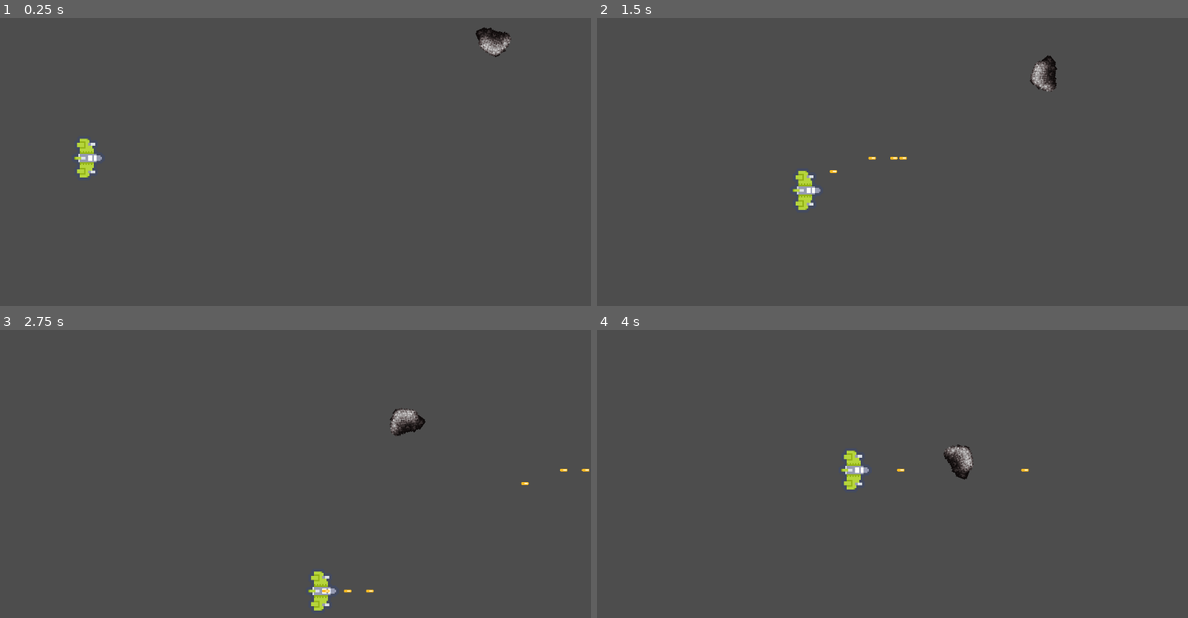
Above: before the commit, frames 1-4 (two rows, left to right).
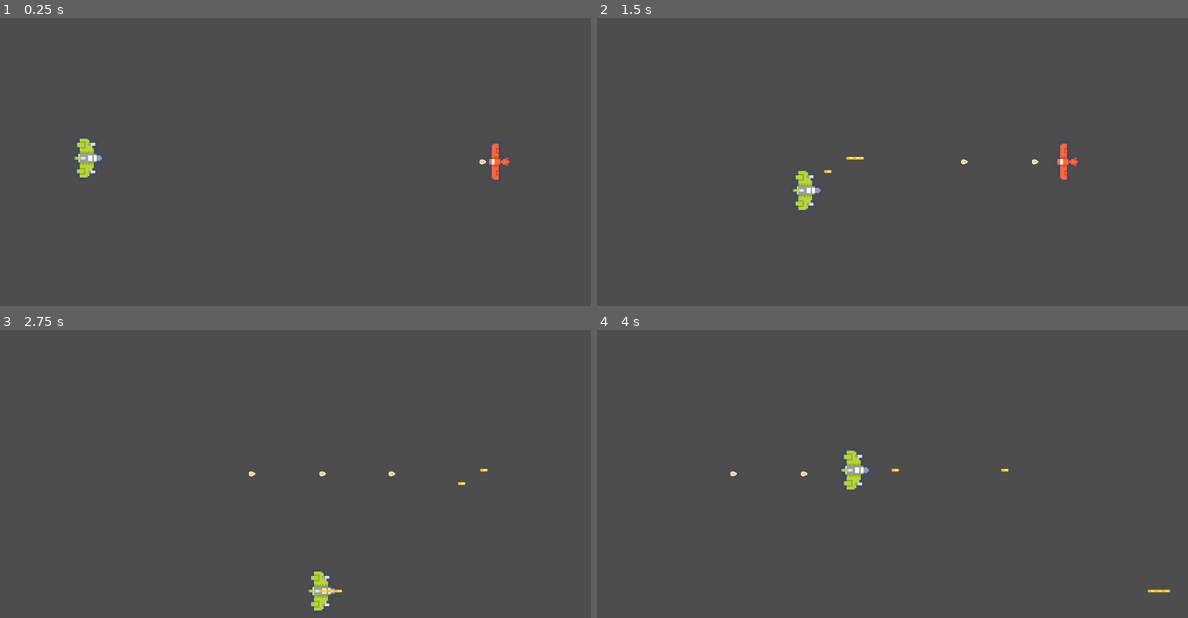
Above: after the commit, the same moments.

Repository: WilsonRyan/AstralCombat.exe
Game: Godot game, scene res://Scenes/Game/Game.tscn
Two runs of this game, one before a commit and one after it. Both use one fixed random seed, a clock stepped at 60 frames per second and the inputs below.
Inputs:
- Up to frame 1 (0.25 s): no input
- Up to frame 2 (1.5 s): hold D (ship-right) 0.53-1.28 s; hold J (ship-shoot) 0.53-1.28 s; hold S (ship-down) from 1.28 s (still down); tap J (ship-shoot) at 1.35 s
- Up to frame 3 (2.75 s): release S (ship-down) at 2.03 s; hold D (ship-right) from 2.03 s (still down); hold J (ship-shoot) from 2.03 s (still down)
- Up to frame 4 (4 s): release D (ship-right) at 2.78 s; release J (ship-shoot) at 2.78 s; hold W (ship-up) 2.78-3.53 s; tap J (ship-shoot) at 2.85 s; hold A (ship-left) from 3.53 s (still down); hold J (ship-shoot) from 3.53 s (still down)

The runs differ from the first frame. In frame 1, 0.6% of the frame differs, in the area x 80-87%, y 3-57%; in frame 2, 0.7%, in the area x 38-82%, y 12-57%; in frame 3, 0.6%; in frame 4, 0.5%.

Commit message:
Enemy ship created. Enemy ship fires basic bullet and bullet collides with player.

Diff:
--- a/Globals/SignalHub.gd
+++ b/Globals/SignalHub.gd
@@ -3,8 +3,11 @@
 
 
 signal on_create_player_bullet(pos: Vector2, speed_multi: float, bullet_type: PlayerBulletBase.BulletType)
-
+signal on_create_enemy_bullet(pos: Vector2, dir: Vector2, speed_multi: float, bullet_type: EnemyBulletBase.BulletType)
 
 
 func emit_on_create_player_bullet(pos: Vector2, speed_multi: float, bullet_type: PlayerBulletBase.BulletType) -> void:
 	on_create_player_bullet.emit(pos, speed_multi, bullet_type)
+
+func emit_on_create_enemy_bullet(pos: Vector2, dir: Vector2, speed_multi: float, bullet_type: EnemyBulletBase.BulletType) -> void:
+	on_create_enemy_bullet.emit(pos, dir, speed_multi, bullet_type)
--- a/Scenes/Enemies/EnemyBase.tscn
+++ b/Scenes/Enemies/EnemyBase.tscn
@@ -3,8 +3,8 @@
 [ext_resource type="Script" uid="uid://clqroqo2wuhnc" path="res://Scenes/Enemies/EnemyBase.gd" id="1_iiq2q"]
 
 [sub_resource type="CapsuleShape2D" id="CapsuleShape2D_iiq2q"]
-radius = 8.474801
-height = 22.740005
+radius = 3.985644
+height = 27.997269
 
 [node name="EnemyBase" type="PathFollow2D" unique_id=728413938]
 script = ExtResource("1_iiq2q")
--- /dev/null
+++ b/Scenes/Enemies/EnemyShips/EnemyShip.gd
@@ -0,0 +1,35 @@
+extends EnemyBase
+
+
+@onready var timer_fire_rate: Timer = $timer_fireRate
+
+
+@export var prim_bullet_speed_multi: float = 0.5
+@export var prim_bullet_fire_rate: float = 0.3
+
+
+var can_shoot: bool = true
+
+
+# Called when the node enters the scene tree for the first time.
+func _ready() -> void:
+	pass # Replace with function body.
+
+
+# Called every frame. 'delta' is the elapsed time since the previous frame.
+func _process(delta: float) -> void:
+	shoot()
+	super(delta)
+
+
+func shoot() -> void:
+	if can_shoot == true:
+		print("shoot")
+		SignalHub.emit_on_create_enemy_bullet(Vector2(global_position.x,global_position.y), Vector2.LEFT, prim_bullet_speed_multi, EnemyBulletBase.BulletType.Regular)
+		can_shoot = false
+		timer_fire_rate.start()
+
+
+func _on_timer_fire_rate_timeout() -> void:
+	can_shoot = true
+	timer_fire_rate.wait_time = prim_bullet_fire_rate
--- /dev/null
+++ b/Scenes/Enemies/EnemyShips/EnemyShip.tscn
@@ -0,0 +1,22 @@
+[gd_scene format=3 uid="uid://dh23xq2tjob0u"]
+
+[ext_resource type="PackedScene" uid="uid://b16f33lfhaknh" path="res://Scenes/Enemies/EnemyBase.tscn" id="1_fklwt"]
+[ext_resource type="Script" uid="uid://bivw1w86vxmrm" path="res://Scenes/Enemies/EnemyShips/EnemyShip.gd" id="2_7j3ky"]
+[ext_resource type="Texture2D" uid="uid://tfyv4b52ola0" path="res://Assets/Textures/EnemyShips/ship_0005.png" id="3_7j3ky"]
+
+[node name="EnemyShip" unique_id=728413938 instance=ExtResource("1_fklwt")]
+scale = Vector2(3, 3)
+script = ExtResource("2_7j3ky")
+prim_bullet_speed_multi = 0.5
+prim_bullet_fire_rate = 0.3
+
+[node name="sprite_2d" parent="." index="0" unique_id=663644159]
+texture = ExtResource("3_7j3ky")
+
+[node name="collision_shape_2d" parent="Hitbox" parent_id_path=PackedInt32Array(851868901) index="0" unique_id=660862561]
+position = Vector2(0, -2)
+rotation = 1.5707964
+
+[node name="timer_fireRate" type="Timer" parent="." index="2" unique_id=1681454475]
+
+[connection signal="timeout" from="timer_fireRate" to="." method="_on_timer_fire_rate_timeout"]
--- a/Scenes/Enemies/EnemyShips/EnemyShipBase.tscn
+++ /dev/null
@@ -1,7 +0,0 @@
-[gd_scene format=3 uid="uid://dh23xq2tjob0u"]
-
-[ext_resource type="PackedScene" uid="uid://b16f33lfhaknh" path="res://Scenes/Enemies/EnemyBase.tscn" id="1_jhrji"]
-[ext_resource type="Script" uid="uid://bivw1w86vxmrm" path="res://Scenes/Enemies/EnemyShips/EnemyShipBase.gd" id="2_ca5vl"]
-
-[node name="EnemyShipBase" unique_id=728413938 instance=ExtResource("1_jhrji")]
-script = ExtResource("2_ca5vl")
--- a/Scenes/Game/Game.tscn
+++ b/Scenes/Game/Game.tscn
@@ -3,11 +3,11 @@
 [ext_resource type="Script" uid="uid://d26b0n8d8deq5" path="res://Scenes/Game/Game.gd" id="1_rdw05"]
 [ext_resource type="PackedScene" uid="uid://b6xrhgpkdm86b" path="res://Scenes/Player/Player.tscn" id="2_gwu2e"]
 [ext_resource type="PackedScene" uid="uid://dpglund05audg" path="res://Scenes/ObjectMaker/ObjectMaker.tscn" id="3_xbxml"]
-[ext_resource type="PackedScene" uid="uid://duxjvl52lken3" path="res://Scenes/Enemies/Debris/Asteroid.tscn" id="4_ln2h6"]
+[ext_resource type="PackedScene" uid="uid://dh23xq2tjob0u" path="res://Scenes/Enemies/EnemyShips/EnemyShip.tscn" id="4_ln2h6"]
 
 [sub_resource type="Curve2D" id="Curve2D_y3kpf"]
 _data = {
-"points": PackedVector2Array(0, 0, 0, 0, 1168, 16, 0, 0, 0, 0, 461, 590)
+"points": PackedVector2Array(0, 0, 0, 0, 1207, 303, 0, 0, 0, 0, 492, 303)
 }
 point_count = 2
 
@@ -23,9 +23,11 @@
 [node name="EnemyPaths" type="Node" parent="." unique_id=40476694]
 
 [node name="path_2d" type="Path2D" parent="EnemyPaths" unique_id=1216507022]
-position = Vector2(-77, 53)
+position = Vector2(-114, 47)
 curve = SubResource("Curve2D_y3kpf")
 
-[node name="Asteroid" parent="EnemyPaths/path_2d" unique_id=728413938 instance=ExtResource("4_ln2h6")]
-position = Vector2(1168, 16)
-rotation = 2.4596488
+[node name="EnemyShip" parent="EnemyPaths/path_2d" unique_id=728413938 instance=ExtResource("4_ln2h6")]
+position = Vector2(1207, 303)
+rotation = -1.5707964
+rotates = false
+prim_bullet_fire_rate = 1.0
--- a/Scenes/ObjectMaker/ObjectMaker.gd
+++ b/Scenes/ObjectMaker/ObjectMaker.gd
@@ -4,12 +4,13 @@
 const ADD_OBJECT: String = "add_object"
 const PLAYER_BULLET_BASE = preload("uid://cib33sfbqqvbh")
 const PLAYER_BULLET_PRIMARY = preload("uid://brw7nqs7qauw5")
+const ENEMY_BULLET_BASE = preload("uid://c6p63th4ulpxq")
 
 
 
 func _enter_tree() -> void:
 	SignalHub.on_create_player_bullet.connect(on_create_player_bullet)
-
+	SignalHub.on_create_enemy_bullet.connect(on_create_enemy_bullet)
 
 
 func add_object(obj: Node, pos: Vector2) -> void:
@@ -26,3 +27,13 @@
 	if scene:
 		scene.setup(speed_multi)
 		call_deferred(ADD_OBJECT, scene, pos)
+
+
+func on_create_enemy_bullet(pos: Vector2, dir: Vector2, speed_multi: float, bullet_type: EnemyBulletBase.BulletType) -> void:
+	var scene: EnemyBulletBase
+	match bullet_type:
+		EnemyBulletBase.BulletType.Regular:
+			scene = ENEMY_BULLET_BASE.instantiate()
+	if scene:
+		scene.setup(dir, speed_multi)
+		call_deferred(ADD_OBJECT, scene, pos)
--- /dev/null
+++ b/Scenes/Projectiles/EnemyBullets/EnemyBulletBase.gd
@@ -0,0 +1,31 @@
+extends Area2D
+
+
+
+class_name EnemyBulletBase
+enum BulletType { Regular }
+
+
+@export var _direction: Vector2 = Vector2.LEFT
+@export var _speed: float = 400.0
+@export var _dmg: float = 5.0
+
+var can_shoot: bool = true
+
+# Called every frame. 'delta' is the elapsed time since the previous frame.
+func _process(delta: float) -> void:
+	position += delta * _direction * _speed
+
+
+
+func setup(dir: Vector2, speed_multi: float) -> void:
+	_speed = _speed * speed_multi
+	_direction = dir
+
+func get_dmg() -> float:
+	return _dmg
+
+
+
+func _on_area_entered(_area: Area2D) -> void:
+	queue_free()
--- /dev/null
+++ b/Scenes/Projectiles/EnemyBullets/EnemyBulletBase.tscn
@@ -0,0 +1,21 @@
+[gd_scene format=3 uid="uid://c6p63th4ulpxq"]
+
+[ext_resource type="Script" uid="uid://ceag7k4aa185f" path="res://Scenes/Projectiles/EnemyBullets/EnemyBulletBase.gd" id="1_khnv6"]
+[ext_resource type="Texture2D" uid="uid://dit4ry01xbqm2" path="res://Assets/Textures/Projectiles/tile_0003.png" id="2_e178l"]
+
+[sub_resource type="CapsuleShape2D" id="CapsuleShape2D_e178l"]
+radius = 4.0
+height = 14.0
+
+[node name="EnemyBulletBase" type="Area2D" unique_id=1182356395]
+rotation = -1.5707964
+collision_layer = 8
+script = ExtResource("1_khnv6")
+
+[node name="sprite_2d" type="Sprite2D" parent="." unique_id=1502716457]
+texture = ExtResource("2_e178l")
+
+[node name="collision_shape_2d" type="CollisionShape2D" parent="." unique_id=1274680335]
+shape = SubResource("CapsuleShape2D_e178l")
+
+[connection signal="area_entered" from="." to="." method="_on_area_entered"]
--- a/Scenes/Enemies/EnemyShips/EnemyShipBase.gd
+++ b/Scenes/Projectiles/PlayerBullets/PlayerBulletPrimary.gd
@@ -1,4 +1,4 @@
-extends PathFollow2D
+extends PlayerBulletBase
 
 
 # Called when the node enters the scene tree for the first time.
@@ -7,5 +7,5 @@
 
 
 # Called every frame. 'delta' is the elapsed time since the previous frame.
-func _process(_delta: float) -> void:
-	pass
+func _process(delta: float) -> void:
+	super(delta)
--- a/Scenes/Projectiles/PlayerBullets/PlayerBulletPrimary.tscn
+++ b/Scenes/Projectiles/PlayerBullets/PlayerBulletPrimary.tscn
@@ -2,9 +2,10 @@
 
 [ext_resource type="PackedScene" uid="uid://cib33sfbqqvbh" path="res://Scenes/Projectiles/PlayerBullets/PlayerBulletBase.tscn" id="1_e6b37"]
 [ext_resource type="Texture2D" uid="uid://co8bqms0odj48" path="res://Assets/Textures/Projectiles/tile_0000.png" id="2_tq6s1"]
+[ext_resource type="Script" uid="uid://74s16j43h36v" path="res://Scenes/Projectiles/PlayerBullets/PlayerBulletPrimary.gd" id="2_xxqwd"]
 
 [node name="PlayerBulletPrimary" unique_id=1993390410 instance=ExtResource("1_e6b37")]
-_speed = 500.0
+script = ExtResource("2_xxqwd")
 
 [node name="sprite_2d" parent="." index="0" unique_id=2042580938]
 scale = Vector2(1, 1)
Binary file added: Assets/Textures/EnemyShips/ship_0001.png
Not shown, added: Assets/Textures/EnemyShips/ship_0001.png.import
Binary file added: Assets/Textures/EnemyShips/ship_0005.png
Not shown, added: Assets/Textures/EnemyShips/ship_0005.png.import
Binary file added: Assets/Textures/EnemyShips/ship_0009.png
Not shown, added: Assets/Textures/EnemyShips/ship_0009.png.import
Binary file added: Assets/Textures/Projectiles/tile_0003.png
Not shown, added: Assets/Textures/Projectiles/tile_0003.png.import
Renamed: Scenes/Enemies/EnemyShips/EnemyShipBase.gd.uid -> Scenes/Enemies/EnemyShips/EnemyShip.gd.uid
Not shown, added: Scenes/Projectiles/EnemyBullets/EnemyBulletBase.gd.uid
Not shown, added: Scenes/Projectiles/PlayerBullets/PlayerBulletPrimary.gd.uid
Not shown, changed: devLog.md
